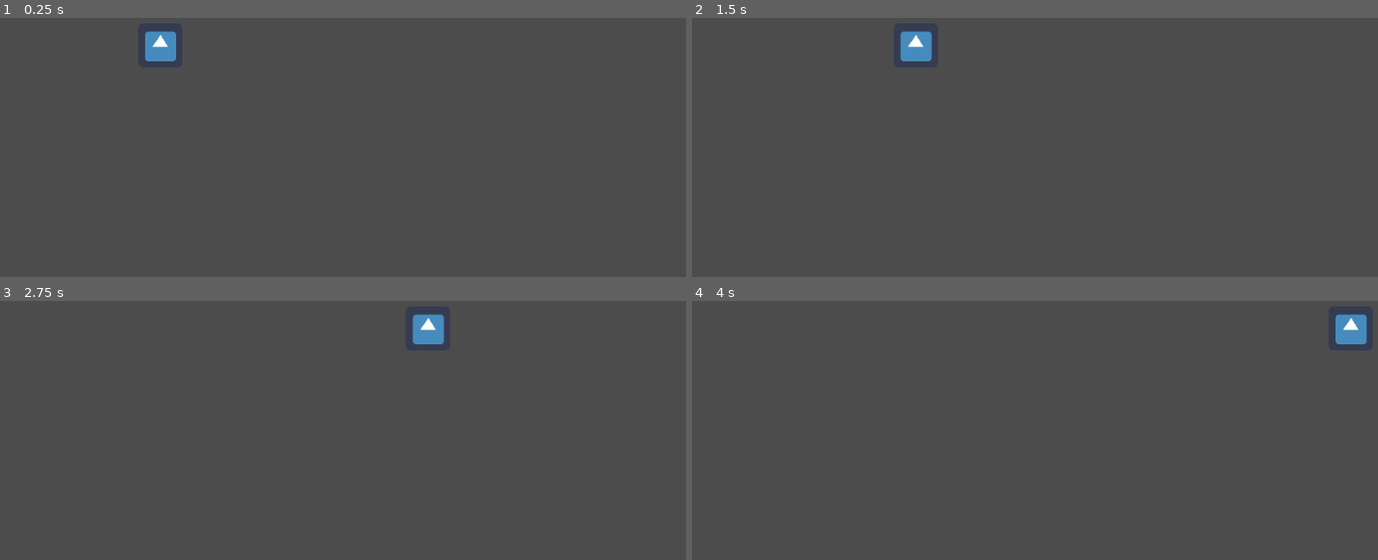
Above: before the commit, frames 1-4 (two rows, left to right).
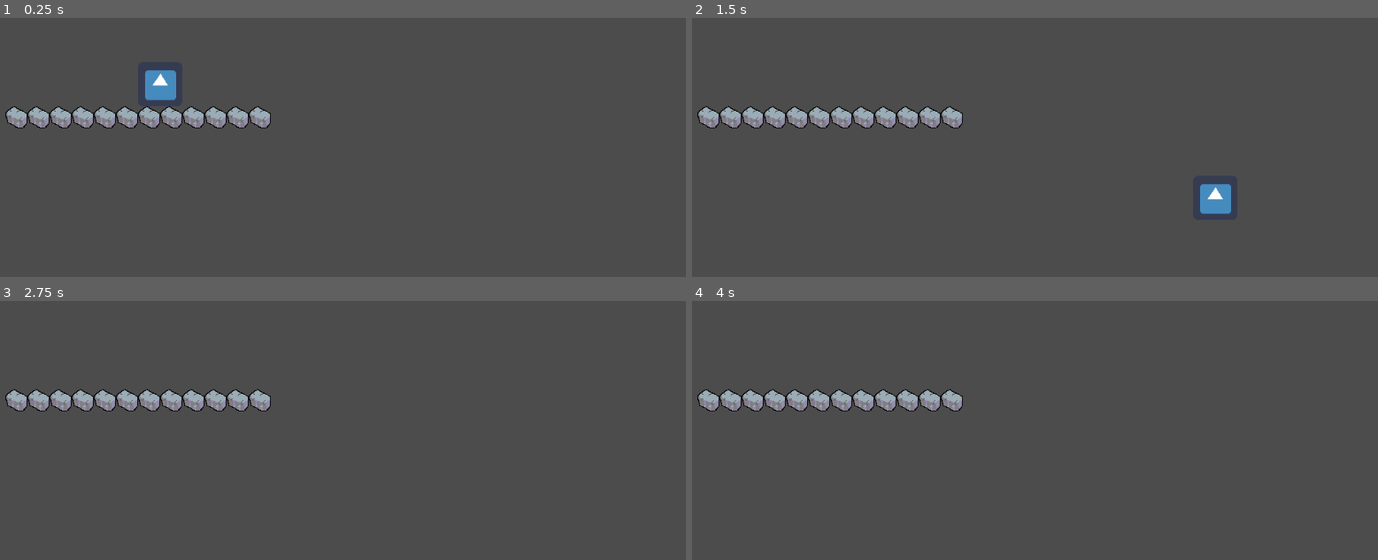
Above: after the commit, the same moments.

Repository: Tiggles/Github-Gameoff-2019
Game: Godot game, scene res://Main.tscn
Same seed, same stepped clock (60 frames per second), same inputs: the game is played once before the commit and once after it. The engine's default icon, where the game draws it, is replaced by a stand-in: a white triangle on a blue panel in a dark square.
Inputs:
- Up to frame 1 (0.25 s): no input
- Up to frame 2 (1.5 s): tap Enter at 0.5 s; hold Right (ui_right) from 0.53 s (still down)
- Up to frame 3 (2.75 s): release Right (ui_right) at 2.03 s; hold Left (ui_left) from 2.03 s (still down)
- Up to frame 4 (4 s): release Left (ui_left) at 2.78 s; hold Right (ui_right) from 2.78 s (still down)

The runs differ from the first frame. In frame 1, 3.4% of the frame differs, in the area x 0-40%, y 5-43%; in frame 2, 3.4%, in the area x 0-79%, y 5-76%; in frame 3, 2.9%; in frame 4, 2.9%.

Commit message:
Add tilemap

Diff:
--- a/GGGG/Main.tscn
+++ b/GGGG/Main.tscn
@@ -1,8 +1,77 @@
-[gd_scene load_steps=2 format=2]
+[gd_scene load_steps=6 format=2]
 
 [ext_resource path="res://Player.tscn" type="PackedScene" id=1]
+[ext_resource path="res://tilemap.png" type="Texture" id=2]
+
+[sub_resource type="ConvexPolygonShape2D" id=2]
+points = PoolVector2Array( 0, 0, 32, 0, 32, 32, 0, 32 )
+
+[sub_resource type="ConvexPolygonShape2D" id=3]
+points = PoolVector2Array( 0, 0, 32, 0, 32, 32, 0, 32 )
+
+[sub_resource type="TileSet" id=1]
+0/name = "tilemap.png 0"
+0/texture = ExtResource( 2 )
+0/tex_offset = Vector2( 0, 0 )
+0/modulate = Color( 1, 1, 1, 1 )
+0/region = Rect2( 64, 0, 32, 32 )
+0/tile_mode = 1
+0/autotile/bitmask_mode = 0
+0/autotile/bitmask_flags = [  ]
+0/autotile/icon_coordinate = Vector2( 0, 0 )
+0/autotile/tile_size = Vector2( 32, 32 )
+0/autotile/spacing = 0
+0/autotile/occluder_map = [  ]
+0/autotile/navpoly_map = [  ]
+0/autotile/priority_map = [  ]
+0/autotile/z_index_map = [  ]
+0/occluder_offset = Vector2( 0, 0 )
+0/navigation_offset = Vector2( 0, 0 )
+0/shapes = [  ]
+0/z_index = 0
+1/name = "tilemap.png 1"
+1/texture = ExtResource( 2 )
+1/tex_offset = Vector2( 0, 0 )
+1/modulate = Color( 1, 1, 1, 1 )
+1/region = Rect2( 0, 0, 32, 32 )
+1/tile_mode = 0
+1/occluder_offset = Vector2( 0, 0 )
+1/navigation_offset = Vector2( 0, 0 )
+1/shapes = [ {
+"autotile_coord": Vector2( 0, 0 ),
+"one_way": false,
+"one_way_margin": 1.0,
+"shape": SubResource( 2 ),
+"shape_transform": Transform2D( 1, 0, 0, 1, 0, 0 )
+}, {
+"autotile_coord": Vector2( 0, 0 ),
+"one_way": false,
+"one_way_margin": 1.0,
+"shape": SubResource( 3 ),
+"shape_transform": Transform2D( 1, 0, 0, 1, 0, 0 )
+} ]
+1/z_index = 0
+2/name = "tilemap.png 2"
+2/texture = ExtResource( 2 )
+2/tex_offset = Vector2( 0, 0 )
+2/modulate = Color( 1, 1, 1, 1 )
+2/region = Rect2( 32, 0, 32, 32 )
+2/tile_mode = 0
+2/occluder_offset = Vector2( 0, 0 )
+2/navigation_offset = Vector2( 0, 0 )
+2/shapes = [  ]
+2/z_index = 0
 
 [node name="Main" type="Node2D"]
 
 [node name="Player" parent="." instance=ExtResource( 1 )]
 position = Vector2( 256, 168 )
+
+[node name="TileMap" type="TileMap" parent="."]
+tile_set = SubResource( 1 )
+cell_size = Vector2( 32, 32 )
+cell_quadrant_size = 32
+collision_use_kinematic = true
+collision_mask = 3
+format = 1
+tile_data = PoolIntArray( 524289, 1, 0, 524290, 1, 0, 524291, 1, 0, 524292, 1, 0, 524293, 1, 0, 524294, 1, 0, 524295, 1, 0, 524296, 1, 0, 524297, 1, 0, 524298, 1, 0, 524299, 1, 0, 524300, 1, 0 )
--- a/GGGG/Player.gd
+++ b/GGGG/Player.gd
@@ -8,9 +8,12 @@
 
 var acceleration: Vector2
 
-export var max_movement_speed: int = 1000
+export var max_movement_speed: int = 600
 # FIXME: find better name
-export var movement_acceleration: int = 200
+export var movement_acceleration: int = 60
+
+export var max_fall_speed: int = 300
+export var fall_acceleration: int = 300
 
 # Called when the node enters the scene tree for the first time.
 func _ready() -> void:
@@ -22,15 +25,19 @@
 
 func get_input(delta: float) -> void:
 	if Input.is_action_pressed("ui_right"):
-		velocity.x = max(min(velocity.x + movement_acceleration * delta, max_movement_speed), -max_movement_speed)
+		velocity.x = max(min(velocity.x + movement_acceleration, max_movement_speed), -max_movement_speed)
 	if Input.is_action_pressed("ui_left"):
-		velocity.x = min(max(velocity.x - movement_acceleration * delta, -max_movement_speed), max_movement_speed)
+		velocity.x = min(max(velocity.x - movement_acceleration, -max_movement_speed), max_movement_speed)
 	if !Input.is_action_pressed("ui_left") and !Input.is_action_pressed("ui_right"):
 		if velocity.x > 0:
-			velocity.x = max(velocity.x - movement_acceleration * delta, 0)
+			velocity.x = max(velocity.x - movement_acceleration, 0)
 		else:
-			velocity.x = min(velocity.x + movement_acceleration * delta, 0)
+			velocity.x = min(velocity.x + movement_acceleration, 0)
+
+	velocity.y = min(velocity.y + fall_acceleration, max_fall_speed)
+
+	if is_on_floor(): print("ya")
 
 func _physics_process(delta: float):
 	get_input(delta)
-	var val: Vector2 = move_and_slide(velocity)
+	move_and_slide(velocity, Vector2(0, -1))
--- a/GGGG/Player.tscn
+++ b/GGGG/Player.tscn
@@ -7,6 +7,7 @@
 extents = Vector2( 32.189, 31.8149 )
 
 [node name="Player" type="KinematicBody2D"]
+collision_layer = 2
 script = ExtResource( 1 )
 
 [node name="CollisionShape2D" type="CollisionShape2D" parent="."]
--- a/GGGG/project.godot
+++ b/GGGG/project.godot
@@ -19,6 +19,13 @@
 run/main_scene="res://Main.tscn"
 config/icon="res://icon.png"
 
+[layer_names]
+
+2d_physics/layer_1="Walls"
+2d_physics/layer_2="Player"
+2d_physics/layer_3="Enemies"
+2d_physics/layer_4="Items"
+
 [rendering]
 
 environment/default_environment="res://default_env.tres"
Binary file added: GGGG/tilemap.png
